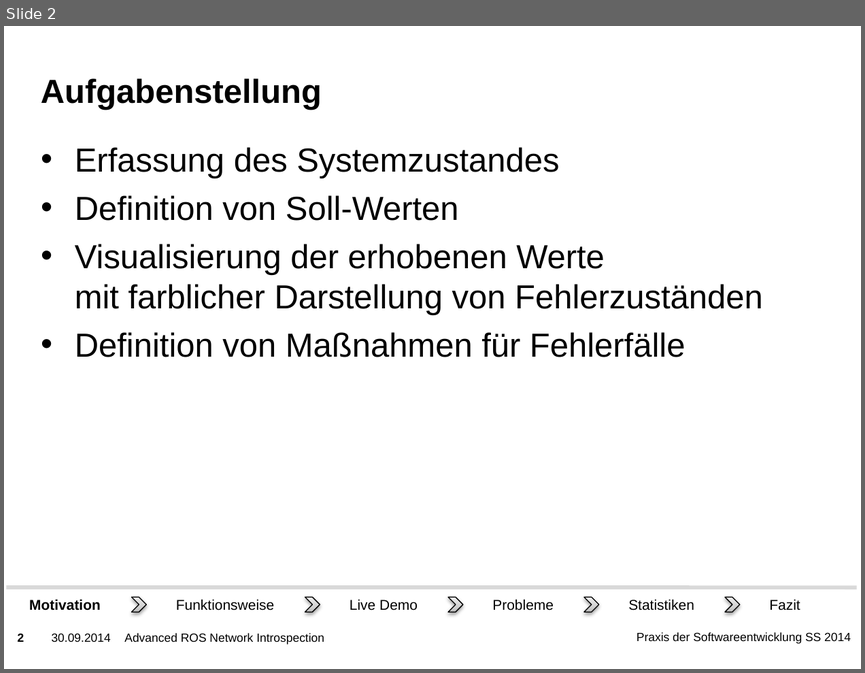
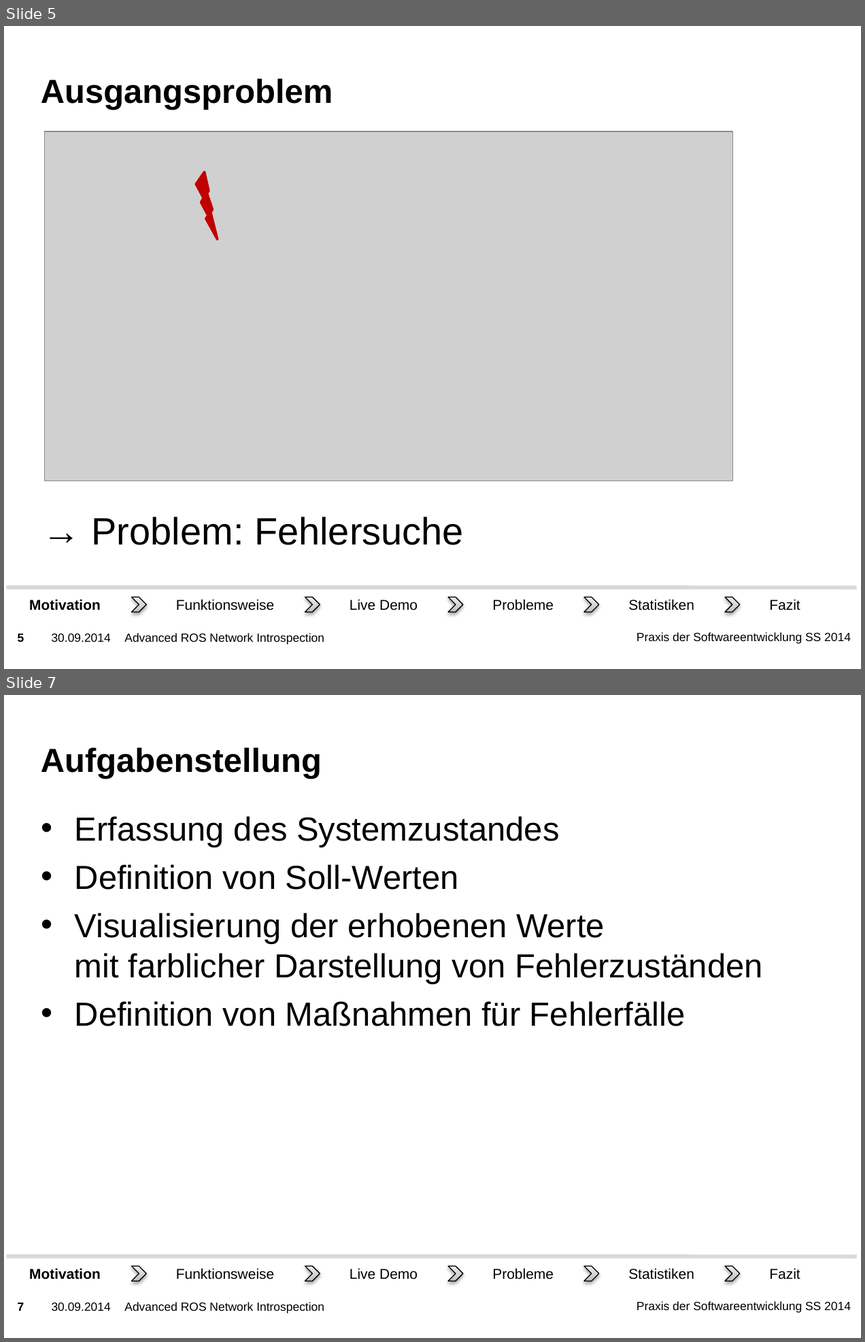
Before and after one commit to ROS-PSE/Documents, a slide deck: Präsentation/Präsentation.pptx. Shown one above the other, each under a label of ours: slide 2 before the commit, slides 5 and 7 after it; the slides between them are not shown. The pictures are 865x673 and 865x1342 pixels, drawn with LibreOffice and Linux fonts; fonts in the diff are those of the drawing; grey boxes stand for pictures; background and template pictures are left out. Boxes give left, top, right and bottom in pixels: in the first picture for what was removed or moved away, otherwise in the second. Text is boxed around its words. In the diff, an @@ line names an element or a change of style, - is before the commit and + after.

```diff
--- a/Präsentation/Präsentation.pptx
+++ b/Präsentation/Präsentation.pptx
@@ slide 5 added at bbox=[4, 26, 861, 669], background picture (left out); not listed: 3 template elements that a slide beside it also shows @@
@@ title added at bbox=[41, 78, 333, 110], 28 pt, text #000000, bold @@
+Ausgangsproblem
@@ picture added at bbox=[44, 131, 732, 481] @@
@@ lightning bolt added at bbox=[196, 172, 218, 240], fill #C00000, outline #C00000 2 pt @@
@@ text added at bbox=[92, 516, 464, 545], 32 pt, text #000000 @@
+→ Problem: Fehlersuche
@@ group added at bbox=[7, 587, 857, 617]: 6 rectangles, 5 chevrons, 1 line @@
+Funktionsweise
+Statistiken
+Live Demo
+Fazit
+Motivation
+Probleme
@@ text added at bbox=[124, 633, 324, 644], 10 pt, text #000000 @@
+Advanced ROS Network Introspection
@@ what was slide 2 is now slide 7 @@
@@ page number at bbox=[18, 1302, 24, 1310]: text changed @@
-2
+7
```
Also in this commit, not shown: 11 other slides added, 2 other files.
